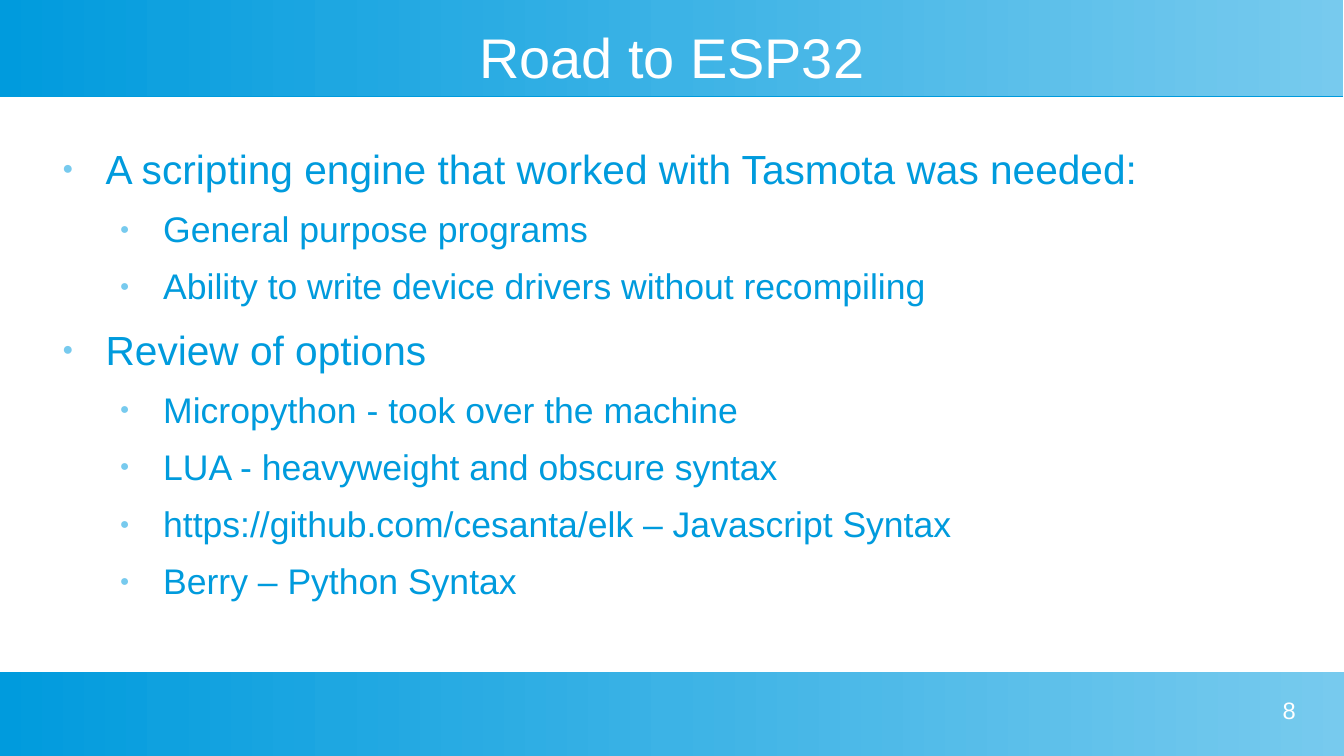
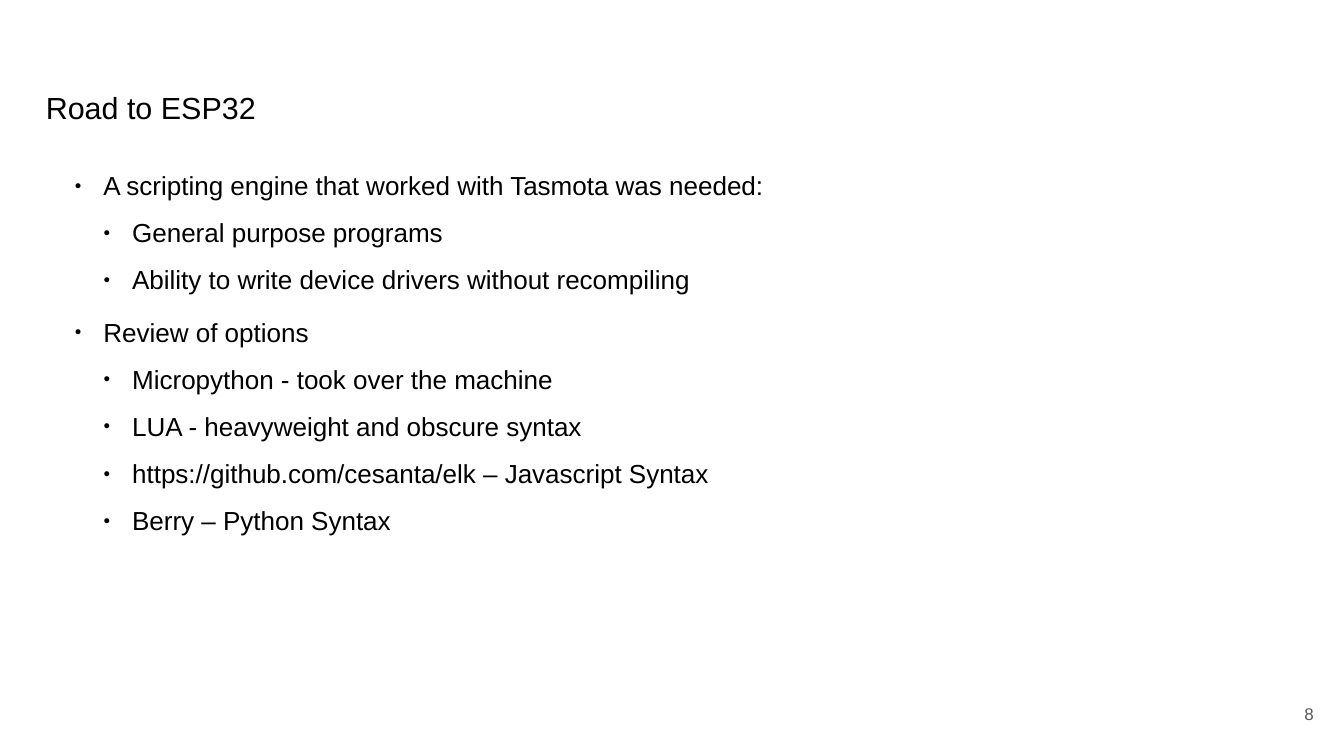
Before and after one commit to darrylb123/EO2024, a slide deck: slide 8 of EO2024-Tasmota+Berry.odp. Drawn at 1344x756 pixels with LibreOffice and Linux fonts; fonts in the diff are those of the drawing; background and template pictures are left out. Boxes give left, top, right and bottom in pixels: in the first picture for what was removed or moved away, otherwise in the second. Text is boxed around its words. In the diff, an @@ line names an element or a change of style, - is before the commit and + after.

```diff
--- a/EO2024-Tasmota+Berry.odp
+++ b/EO2024-Tasmota+Berry.odp
@@ rectangle removed at <box>0,0,1344,96</box> @@
@@ title "Road to ESP32": place and size @@
-title "Road to ESP32" at <box>479,37,864,79</box>
+title "Road to ESP32" at <box>46,97,256,120</box>
@@ title "Road to ESP32" at <box>46,97,256,120</box>: size 33 to 18 pt, text colour #FFFFFF to #000000; alignment centre to left @@
@@ text "A scripting engine that worked ...": place and size @@
-text "A scripting engine that worked ..." at <box>106,154,1137,602</box>
+text "A scripting engine that worked ..." at <box>103,176,763,536</box>
@@ text "A scripting engine that worked ..." at <box>103,176,763,536</box>: size 24 to 15.4 pt in "A scripting engine that worked with Tasmota ...", "Review of options"; text colour #009BDD to #000000; size 21 to 15.4 pt in "General purpose programs", "Ability to write device drivers without recompiling", "Micropython - took over the machine", "LUA - heavyweight and obscure syntax" and 2 more places; list level 1 to 2 in "A scripting engine that worked ..."; bullet colour #77CAEE to #000000; list level 2 to 3 in "General purpose programs"; list level 2 to 3 in "Ability to write device drivers ..."; list level 1 to 2 in "Review of options"; list level 2 to 3 in "Micropython - took over the ..."; list level 2 to 3 in "LUA - heavyweight and obscure ..."; list level 2 to 3 in "https://github.com/cesanta/elk – Javascript Syntax"; list level 2 to 3 in "Berry – Python Syntax" @@
@@ rectangle removed at <box>0,672,1344,756</box> @@
@@ page number: place and size @@
-page number at <box>1283,702,1296,719</box>
+page number at <box>1304,708,1313,720</box>
@@ page number at <box>1304,708,1313,720</box>: size 14 to 10 pt, text colour #FFFFFF to #595959; vertical alignment top to middle @@
```
Also in this commit, not shown: 19 other slides changed.
